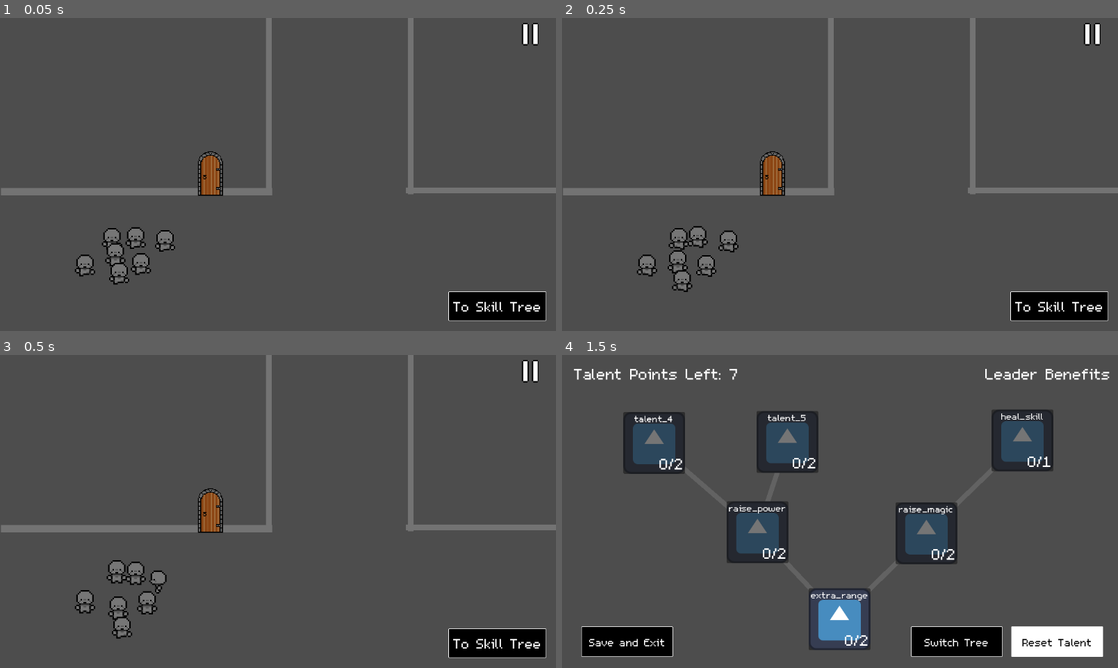
Above: before the commit, frames 1-4 (two rows, left to right).
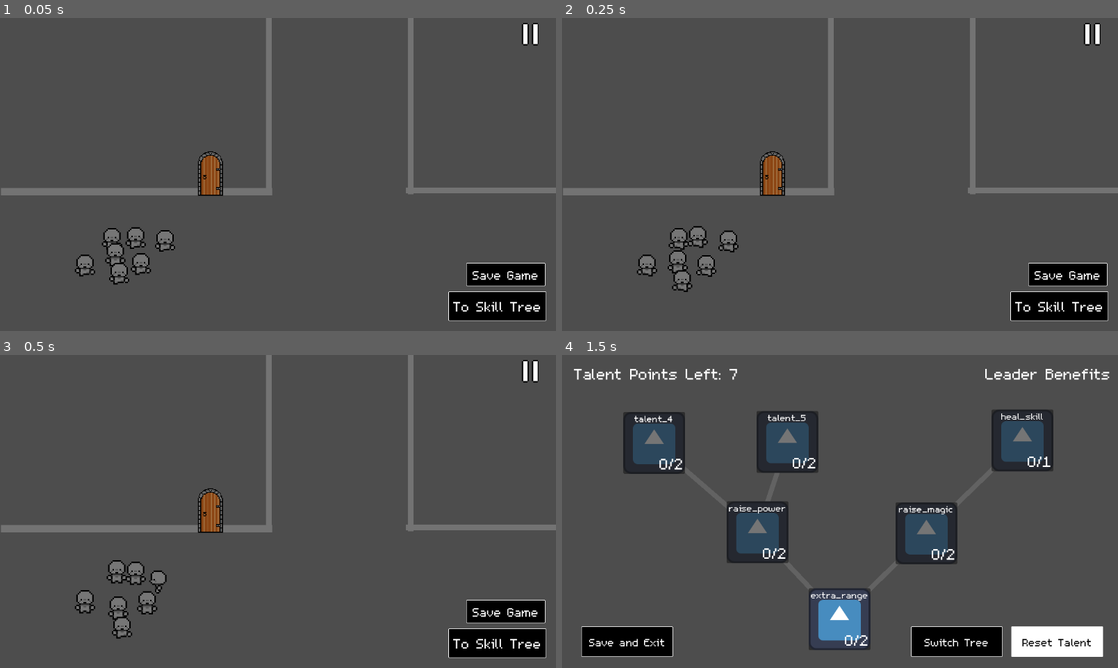
Above: after the commit, the same moments.

Repository: DubiousDuck/Manny-Takes-on-Upper-Management
Game: Godot game, scene res://overworld/sample_overworld.tscn
Two runs of this game, one before a commit and one after it. Both use one fixed random seed, a clock stepped at 60 frames per second and the inputs below. The engine's default icon, where the game draws it, is replaced by a stand-in: a white triangle on a blue panel in a dark square.
Inputs (mouse positions are in pixels of both pictures, inside the frame that each line leads up to):
- Up to frame 1 (0.05 s): no input
- Up to frame 2 (0.25 s): no input
- Up to frame 3 (0.5 s): no input
- Up to frame 4 (1.5 s): click (1067, 611) at 0.5 s, where only the run after the commit has a clickable "Save Game"; click "To Skill Tree" at 1.25 s

The runs differ from the first frame. In frame 1, 1.0% of the frame differs, in the area x 83-99%, y 78-86%; in frame 2, 1.0%; in frame 3, 1.0%; in frame 4, nothing differs.

Commit message:
saving talents?

Diff:
--- a/Global/global.gd
+++ b/Global/global.gd
@@ -84,6 +84,13 @@
 	EventBus.connect("ui_element_started", ui_element_start)
 	EventBus.connect("ui_element_ended", ui_element_end)
 
+	#load data
+	load_player_data(DEBUG_INT)
+	#read and copy talents
+	copy_talent_dict_from(talent_type.PROTAG, player_data.protag_talents)
+	copy_talent_dict_from(talent_type.COMPANY, player_data.company_talents)
+	print(_protag_talent)
+
 func verify_directory(path : String):
 	DirAccess.make_dir_absolute(path)
 
@@ -106,12 +113,21 @@
 
 ## Save and load #####################################################
 
+const DEBUG_INT := 999
+
 var player_data = PlayerData.new()
 
 func load_player_data(save : int):
-	player_data = ResourceLoader.load(save_path + player_save_file + str(save) + save_extension).duplicate(true)
+	var data = ResourceLoader.load(save_path + player_save_file + str(save) + save_extension)
+	if !data:
+		return
+	player_data = data.duplicate(true)
 	print("- Loaded player data")
 
 func save_player_data(save : int):
+	#save talents
+	player_data.protag_talents = _protag_talent.duplicate(true)
+	player_data.company_talents = _company_talent.duplicate(true)
+	print(player_data.protag_talents)
 	ResourceSaver.save(player_data, save_path + player_save_file + str(save) + save_extension)
 	print("- Saved player data")
--- a/global/player_data.gd
+++ b/global/player_data.gd
@@ -3,3 +3,7 @@
 var player_name : String = "A"
 
 # include party details here
+
+## Activated talents
+var protag_talents: Dictionary = {}
+var company_talents: Dictionary = {}
--- a/overworld/overworld.gd
+++ b/overworld/overworld.gd
@@ -30,3 +30,7 @@
 func _on_to_talent_page_pressed():
 	var talent_scene = preload("res://skill_tree/skill_tree.tscn")
 	get_tree().change_scene_to_packed(talent_scene)
+
+func _on_save_pressed():
+	# TODO: change DEBUG_INT
+	Global.save_player_data(Global.DEBUG_INT)
--- a/overworld/sample_overworld.tscn
+++ b/overworld/sample_overworld.tscn
@@ -32,6 +32,14 @@
 offset_bottom = 628.0
 theme_override_font_sizes/font_size = 45
 text = "To Skill Tree"
+
+[node name="Save" type="Button" parent="CanvasLayer"]
+offset_left = 965.0
+offset_top = 506.0
+offset_right = 1131.0
+offset_bottom = 556.0
+theme_override_font_sizes/font_size = 40
+text = "Save Game"
 
 [node name="PauseCanvasLayer" parent="." instance=ExtResource("2_ss2h4")]
 
@@ -131,5 +139,6 @@
 texture = ExtResource("2_yeq1s")
 
 [connection signal="pressed" from="CanvasLayer/ToTalentPage" to="." method="_on_to_talent_page_pressed"]
+[connection signal="pressed" from="CanvasLayer/Save" to="." method="_on_save_pressed"]
 [connection signal="body_entered" from="Door" to="Door" method="_on_body_entered"]
 [connection signal="body_exited" from="Door" to="Door" method="_on_body_exited"]
--- a/ui/unit_preview.tscn
+++ b/ui/unit_preview.tscn
@@ -49,8 +49,7 @@
 
 [node name="HP2" type="Label" parent="GridContainer"]
 layout_mode = 2
-text = "HP:"
-horizontal_alignment = 1
+text = "MHP:"
 
 [node name="HP" type="Label" parent="GridContainer"]
 layout_mode = 2
@@ -59,7 +58,6 @@
 [node name="MOV2" type="Label" parent="GridContainer"]
 layout_mode = 2
 text = "MOV:"
-horizontal_alignment = 1
 
 [node name="MOV" type="Label" parent="GridContainer"]
 layout_mode = 2
@@ -68,7 +66,6 @@
 [node name="ATK2" type="Label" parent="GridContainer"]
 layout_mode = 2
 text = "ATK:"
-horizontal_alignment = 1
 
 [node name="ATK" type="Label" parent="GridContainer"]
 layout_mode = 2
@@ -77,7 +74,6 @@
 [node name="MAG2" type="Label" parent="GridContainer"]
 layout_mode = 2
 text = "MAG:"
-horizontal_alignment = 1
 
 [node name="MAG" type="Label" parent="GridContainer"]
 layout_mode = 2
--- a/unit/UnitGroupController.gd
+++ b/unit/UnitGroupController.gd
@@ -162,7 +162,7 @@
 						projectile.is_held = false
 						projectile.animation_state("side_idle")
 						projectile.cell = HexNavi.global_to_cell(projectile.global_position)
-						print("shooting complete")
+						#print("shooting complete")
 					_:
 						print("nothing to displace yet")
 				attacker.check_if_can_throw()
@@ -193,7 +193,7 @@
 		EventBus.emit_signal("occupy_cell", unit.cell, "enemy")
 
 	if stacking: #only stacks units if stacking is true
-		print("stacking")
+		#print("stacking")
 		#adjusting position of units to accomodate for unit stacking
 
 		for cell in occupied_cells.keys():
@@ -226,7 +226,7 @@
 						if !unit.is_held: displace_tween.tween_property(unit, 'global_position', HexNavi.cell_to_global(cell), 0.1)
 				)
 
-	print("status update complete")
+	#print("status update complete")
 	status_update_complete.emit()
 
 func _on_unit_died():
